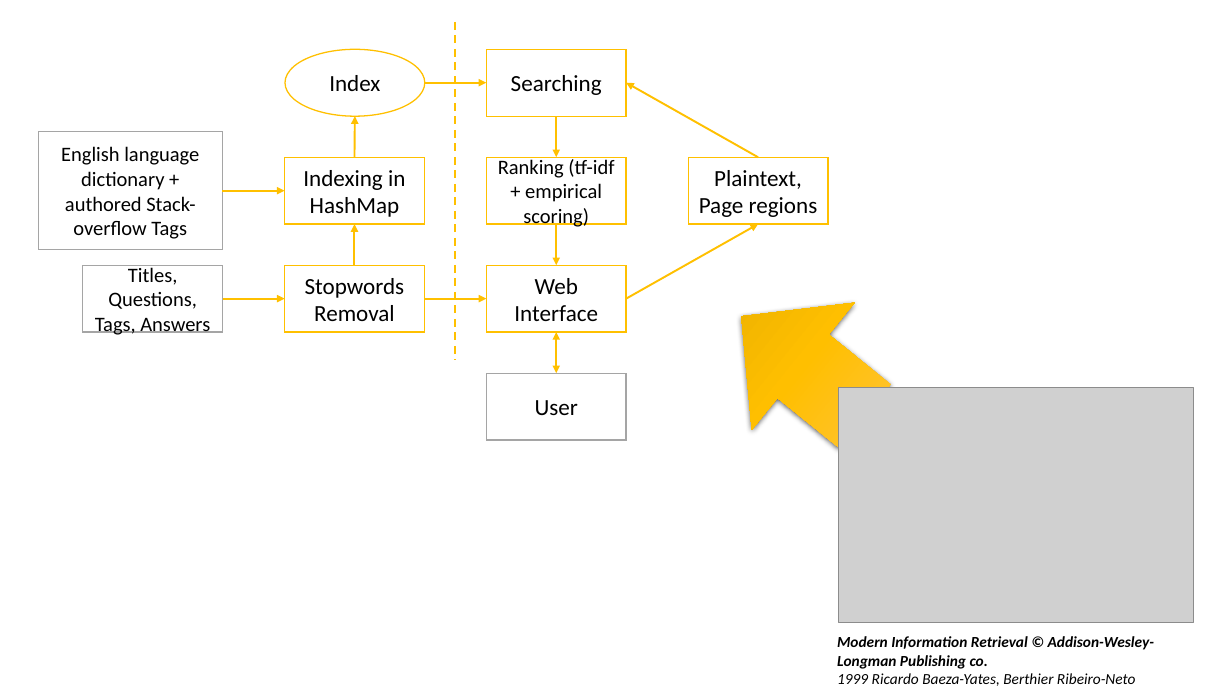
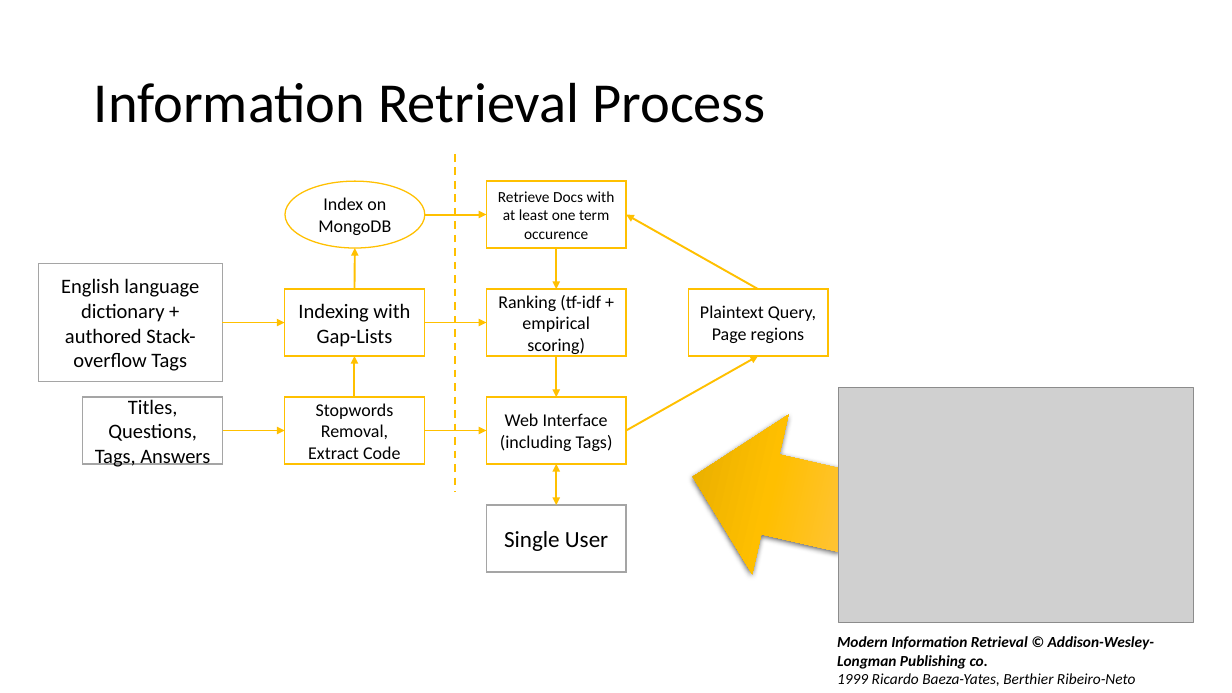
Before and after one commit to KevinCT/SearchFlow, a slide deck: slide 3 of meetings/24-05-2019 Searchflow.pptx. Drawn at 1232x693 pixels with LibreOffice and Linux fonts; fonts in the diff are those of the drawing; grey boxes stand for pictures. Boxes give left, top, right and bottom in pixels: in the first picture for what was removed or moved away, otherwise in the second. Text is boxed around its words. In the diff, an @@ line names an element or a change of style, - is before the commit and + after.

```diff
--- a/meetings/24-05-2019 Searchflow.pptx
+++ b/meetings/24-05-2019 Searchflow.pptx
@@ title added at bbox=[94, 82, 766, 123], 44 pt, text #000000 @@
+Information Retrieval Process
@@ text in ellipse at bbox=[318, 197, 391, 235]: text changed; size 18 to 14 pt @@
-Index
+Index on MongoDB
@@ 9 arrows, 8 rectangles, 1 line, 1 double arrow, 1 ellipse: place and size @@
-9 arrows, 8 rectangles, 1 line, 1 double arrow, 1 ellipse at bbox=[38, 22, 828, 373]
+9 arrows, 8 rectangles, 1 line, 1 double arrow, 1 ellipse at bbox=[38, 153, 828, 506]
@@ text in rectangle at bbox=[498, 191, 615, 239]: text changed; size 18 to 12 pt @@
-Searching
+Retrieve Docs with at least one term occurence
@@ rectangle "Ranking (tf-idf + empirical scoring)" at bbox=[486, 289, 626, 356]: size 16 to 14 pt @@
@@ arrow moved from (223, 190) - (285, 190) to (223, 323) - (285, 323) @@
@@ text in rectangle at bbox=[298, 303, 410, 347]: text changed; size 18 to 16 pt @@
-Indexing in HashMap
+Indexing with Gap-Lists
@@ arrow added from (424, 323) to (486, 323), #FFC000 1.5 pt @@
@@ text in rectangle at bbox=[700, 305, 816, 343]: text changed; size 18 to 14 pt @@
-Plaintext, Page regions
+Plaintext Query, Page regions
@@ text in rectangle at bbox=[308, 403, 400, 464]: text changed; size 18 to 14 pt @@
-Stopwords Removal
+Stopwords Removal, Extract Code
@@ text in rectangle at bbox=[500, 413, 613, 451]: text changed; size 18 to 14 pt @@
-Web Interface
+Web Interface (including Tags)
@@ down arrow at bbox=[675, 397, 866, 592]: rotation 129 to 102 degrees @@
@@ rectangle "Single User": place and size @@
-rectangle "Single User" at bbox=[486, 373, 626, 440]
+rectangle "Single User" at bbox=[486, 506, 626, 572]
@@ text in rectangle at bbox=[504, 531, 608, 551]: text changed @@
-User
+Single User
```
Also in this commit, not shown: 2 other slides changed, 1 other file.
